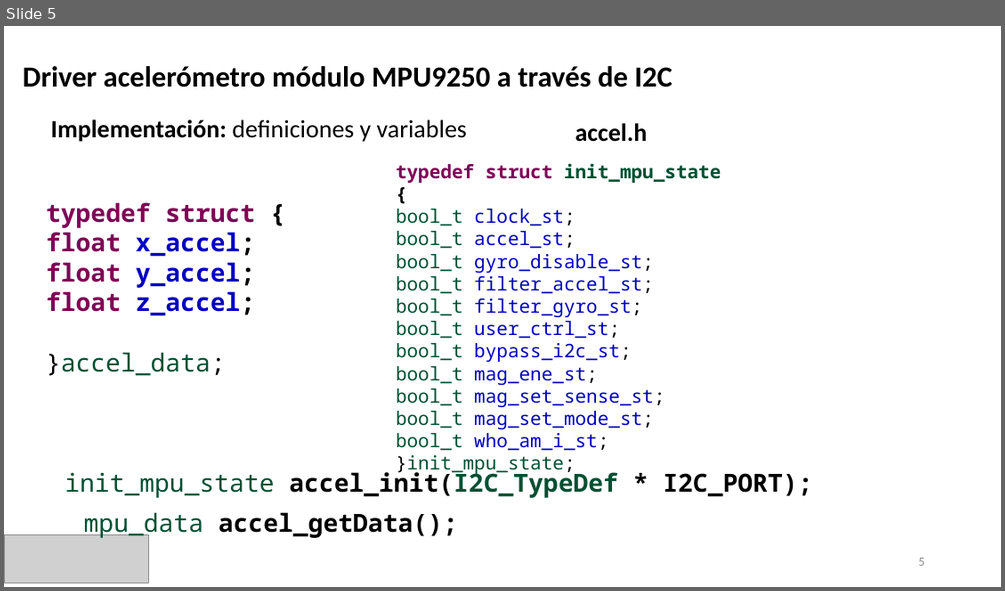
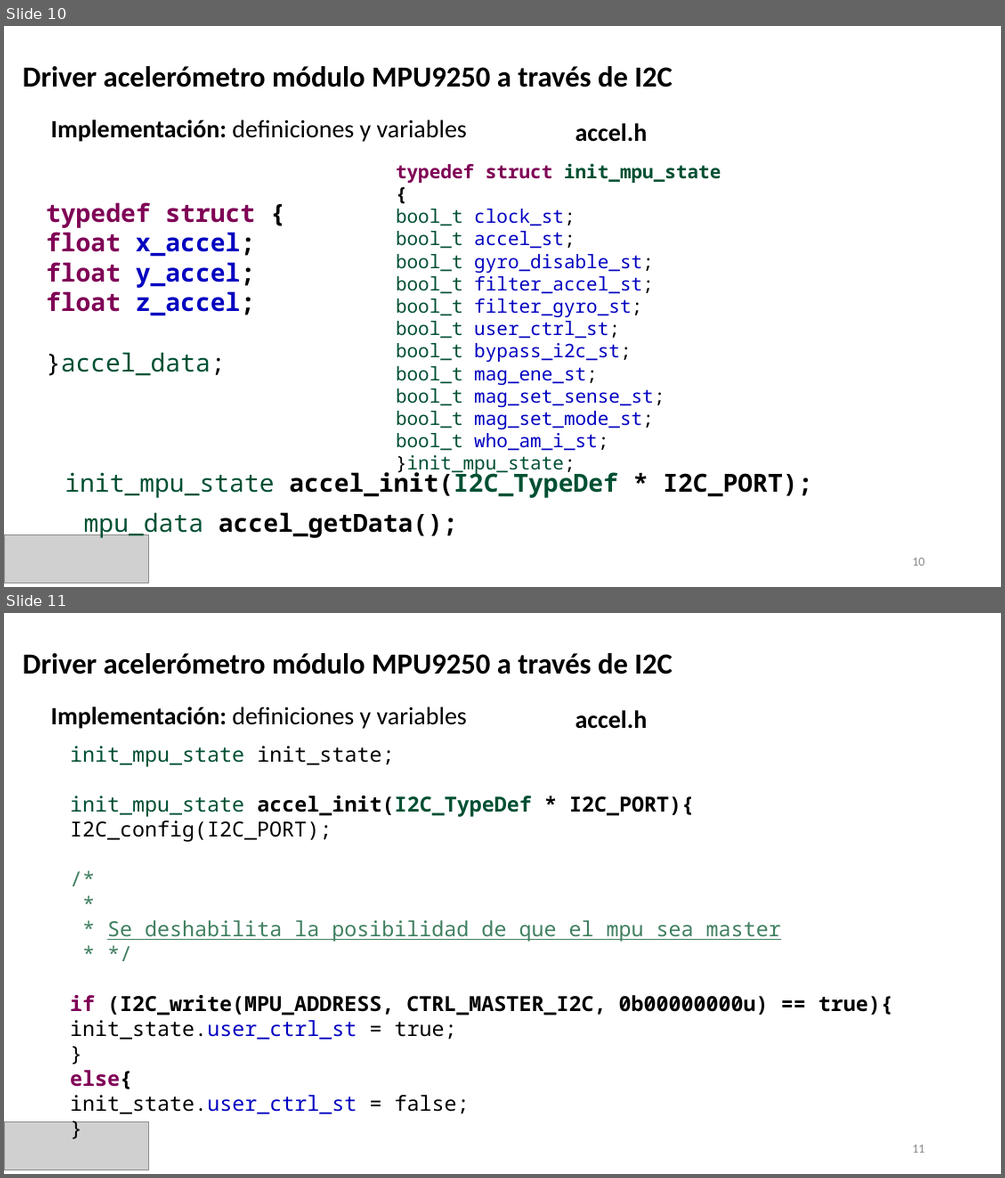
Before and after one commit to ldiazcharris/cese_PCSE, a slide deck: presentacion_TPF_luis_diaz.pptx. Shown one above the other, each under a label of ours: slide 5 before the commit, slides 10 and 11 after it. The pictures are 1005x591 and 1005x1178 pixels, drawn with LibreOffice and Linux fonts; fonts in the diff are those of the drawing; grey boxes stand for pictures. Boxes give left, top, right and bottom in pixels: in the first picture for what was removed or moved away, otherwise in the second. Text is boxed around its words. In the diff, an @@ line names an element or a change of style, - is before the commit and + after.

```diff
--- a/presentacion_TPF_luis_diaz.pptx
+++ b/presentacion_TPF_luis_diaz.pptx
@@ slide 11 added at (x1=4, y1=613, x2=1001, y2=1174), background #FFFFFF @@
@@ text added at (x1=23, y1=653, x2=672, y2=674), 28 pt, text #000000, bold @@
+Driver acelerómetro módulo MPU9250 a través de I2C
@@ text added at (x1=51, y1=706, x2=467, y2=729), 24 pt, text #000000 @@
+Implementación: definiciones y variables
@@ text added at (x1=575, y1=710, x2=647, y2=729), 24 pt, text #000000, bold @@
+accel.h
@@ text added at (x1=70, y1=746, x2=893, y2=1114), 20 pt, text #000000 @@
+init_mpu_state init_state;
+init_mpu_state accel_init(I2C_TypeDef * I2C_PORT){
+I2C_config(I2C_PORT);
+/*
+*
+* Se deshabilita la posibilidad de que el mpu sea master
+* */
+if (I2C_write(MPU_ADDRESS, CTRL_MASTER_I2C, 0b00000000u) == true){
+init_state.user_ctrl_st = true;
+}
+else{
+init_state.user_ctrl_st = false;
+}
@@ picture added at (x1=4, y1=1121, x2=149, y2=1169) @@
@@ page number added at (x1=912, y1=1144, x2=924, y2=1152), 12 pt, text #8C8C8C @@
+11
@@ what was slide 5 is now slide 10 @@
@@ page number at (x1=912, y1=557, x2=924, y2=565): text changed @@
-5
+10
```
Also in this commit, not shown: 3 slides changed, 5 other slides added.
